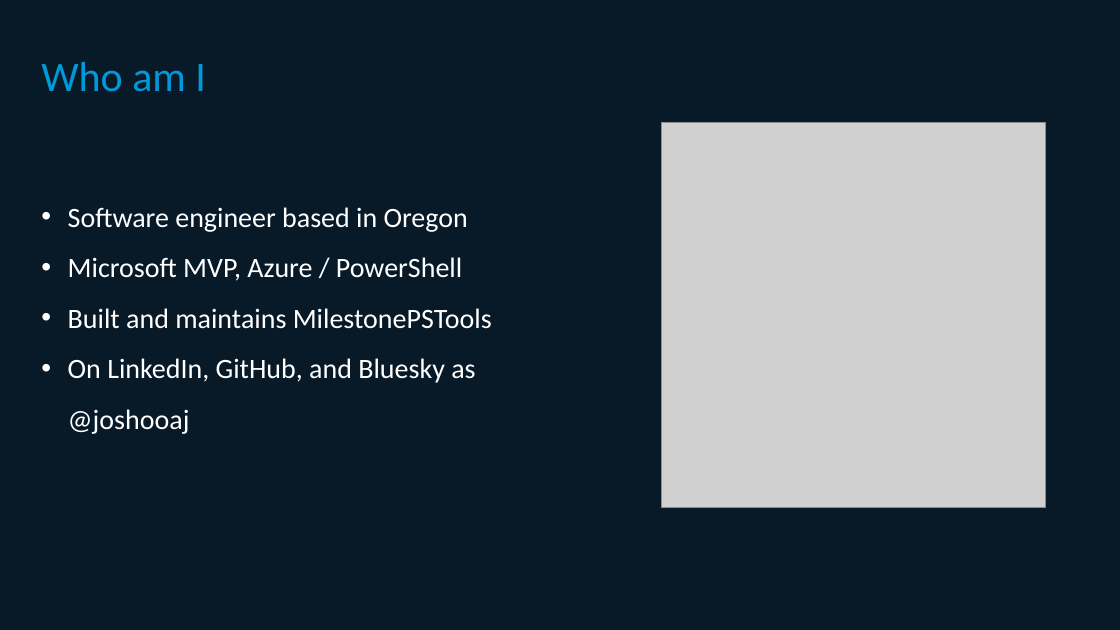
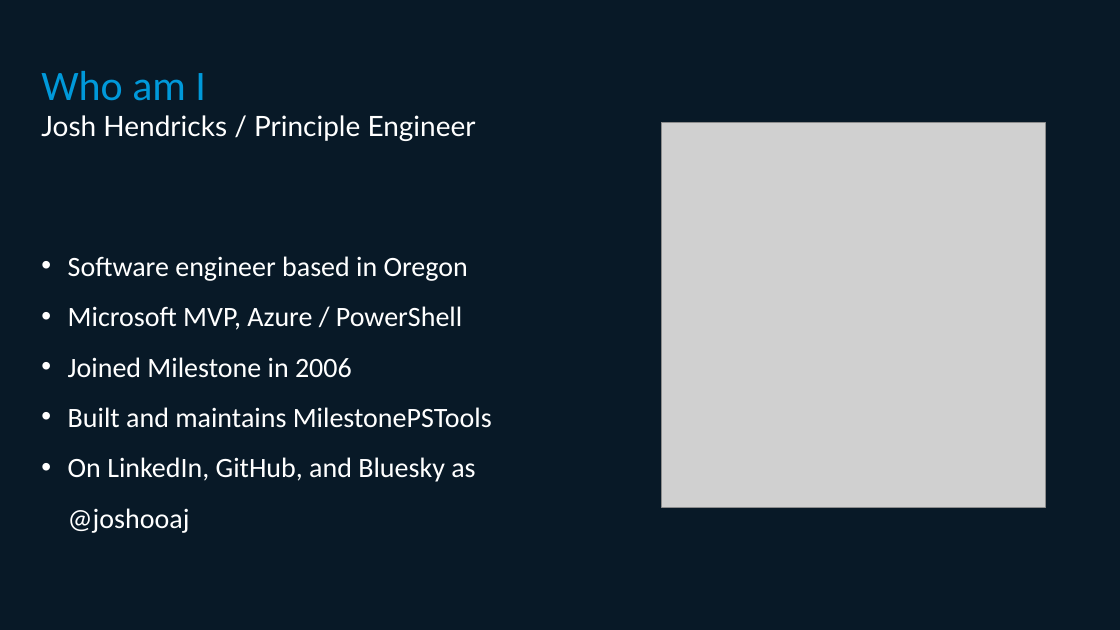
Before and after one commit to joshooaj/pwshmipsession, a slide deck: slide 2 of session.pptx. Drawn at 1120x630 pixels with LibreOffice and Linux fonts; fonts in the diff are those of the drawing; grey boxes stand for pictures; background and template pictures are left out. Boxes give left, top, right and bottom in pixels: in the first picture for what was removed or moved away, otherwise in the second. Text is boxed around its words. In the diff, an @@ line names an element or a change of style, - is before the commit and + after.

```diff
--- a/session.pptx
+++ b/session.pptx
@@ title at (41, 71, 476, 141): text changed; size 36 to 24 pt; font Calibri to Lato; text colour #0099DA to #FFFFFF @@
-Who am I
+Who am I
+Josh Hendricks / Principle Engineer
@@ text "Software engineer based in Oregon": place and size @@
-text "Software engineer based in Oregon" at (68, 207, 492, 434)
+text "Software engineer based in Oregon" at (68, 256, 492, 533)
@@ text at (68, 357, 352, 378): paragraph added @@
+• Joined Milestone in 2006
```
Also in this commit, not shown: 4 other slides changed, 5 other files.
